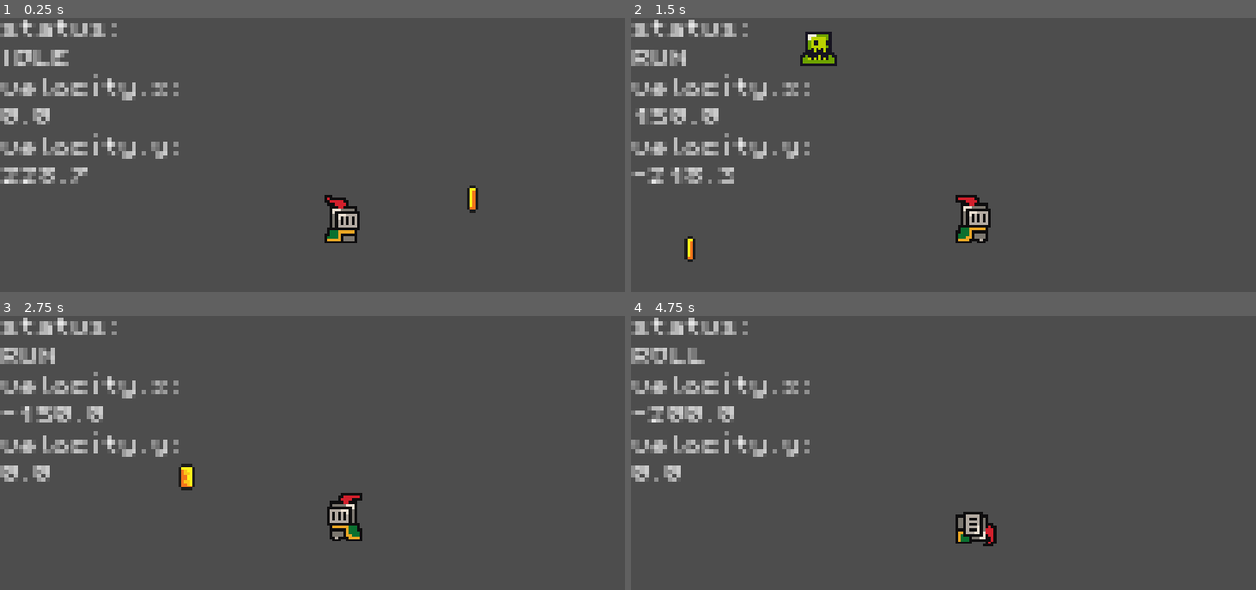
Above: before the commit, frames 1-4 (two rows, left to right).
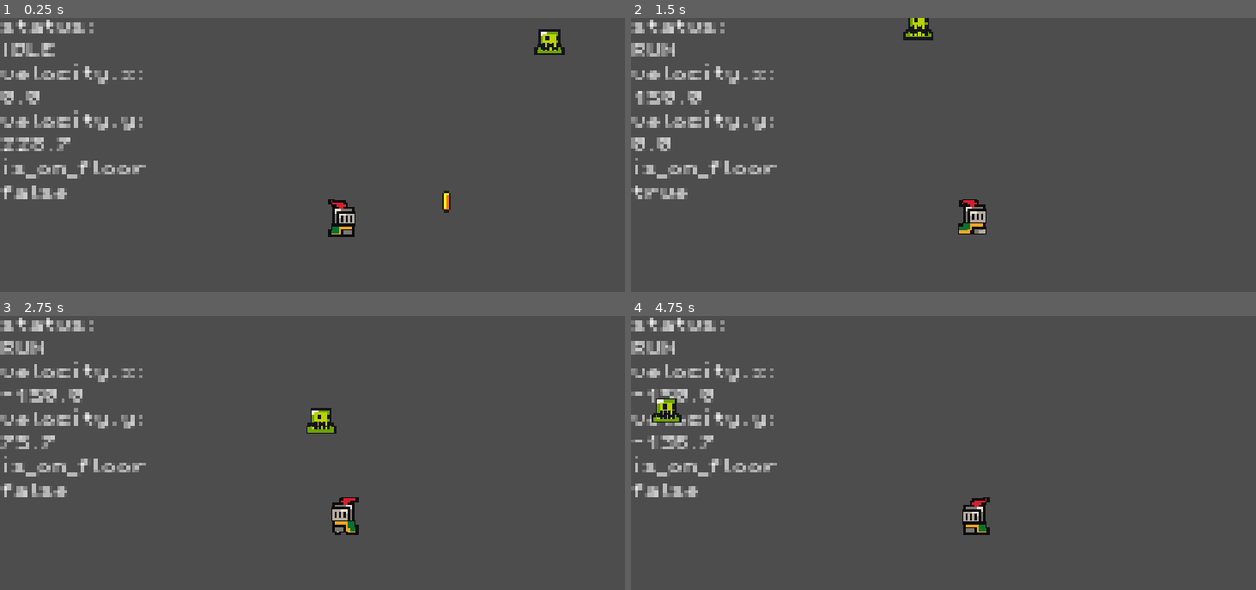
Above: after the commit, the same moments.

Repository: jsjzh/jump-game
Game: Godot game, scene res://src/sences/game.tscn
The game is run twice, just before and just after one commit, with the same random seed, the same clock (stepped at 60 frames per second) and the same inputs. Sound files missing from this copy of the repository are replaced by a short silence.
Inputs:
- Up to frame 1 (0.25 s): no input
- Up to frame 2 (1.5 s): hold Right (right) from 0.53 s (still down); tap Z (roll) at 0.6 s; tap X (jump) at 0.77, 0.8, 1.07, 1.35 s
- Up to frame 3 (2.75 s): tap X (jump) at 1.52, 1.82, 2.3 s; tap Z (roll) at 1.55, 2.1 s; release Right (right) at 2.03 s; hold Left (left) from 2.03 s (still down)
- Up to frame 4 (4.75 s): release Left (left) at 2.78 s; hold Right (right) 2.78-4.28 s; tap Z (roll) at 2.85, 4.35 s; tap X (jump) at 3.02, 3.32, 3.6, 3.77, 4.07, 4.52 s; hold Left (left) from 4.28 s (still down)

The runs differ from the first frame. In frame 1, 6.7% of the frame differs, in the area x 0-91%, y 0-83%; in frame 2, 7.2%, in the area x 0-58%, y 0-90%; in frame 3, 6.7%; in frame 4, 6.5%.

Commit message:
chore: step

Diff:
--- a/src/scriprts/game_controller.gd
+++ b/src/scriprts/game_controller.gd
@@ -7,4 +7,4 @@
 
 func _process(_delta: float) -> void:
 	if Input.is_action_just_pressed('exit'):
-		get_tree().reload_current_scene()
+		get_tree().quit()
--- a/src/scriprts/player.gd
+++ b/src/scriprts/player.gd
@@ -2,13 +2,19 @@
 
 class_name Player
 
-enum Status {DEAD, IDLE, JUMP, ROLL, RUN}
-
-@export_category("状态机参数")
+enum Status {
+	IDLE,
+	RUN,
+	JUMP,
+	# ROLL,
+	DEAD,
+}
+
+@export_category("玩家状态")
 @export var initial_status: Status = Status.IDLE
 @export var debug_display_status: bool = true
 
-@export_category("玩家参数")
+@export_category("玩家属性")
 @export var run_speed: float = 150.0 ## 移动速度
 @export var run_time: float = 0.2 ## 移动缓停时间
 @export var jump_velocity: float = 300.0 ## 跳跃高度
@@ -29,10 +35,17 @@
 var previous_status: Status = initial_status
 var current_jump_count: int = 0
 var is_facing_right: bool = true
+# 原先是把 roll 放在 status 状态里维护
+# 但是想想，我为什么不能在 jump 的过程中 roll，那我如果在天空 roll 了
+# 那我应该是 jump 态还是 roll 态？
+# 所以，我还是把这个当成是标志位来处理
+var is_roll: bool = false
+
 var status_timer: float = 0.0
 
 func _ready():
 	enter_status(current_status)
+
 	if debug_display_status:
 		update_status_label()
 
@@ -42,15 +55,13 @@
 
 	match current_status:
 		Status.IDLE:
-			update_idle(delta)
+			handle_idle(delta)
 		Status.RUN:
-			update_run(delta)
+			handle_run(delta)
 		Status.JUMP:
-			update_jump(delta)
-		Status.ROLL:
-			update_roll(delta)
+			handle_jump(delta)
 		Status.DEAD:
-			update_dead(delta)
+			handle_dead(delta)
 
 	if debug_display_status:
 		update_status_label()
@@ -63,67 +74,71 @@
 			velocity.x = move_toward(velocity.x, 0, roll_speed / run_time * delta)
 		Status.JUMP:
 			pass
-		Status.ROLL:
-			velocity.x = move_toward(velocity.x, 0, roll_speed / roll_time * delta)
 
 	apply_gravity(delta)
 	move_and_slide()
 
-func update_idle(_delta: float):
+func handle_idle(_delta: float):
 	var input_direction = get_input_direction()
 
-	if input_direction != 0:
+	if input_direction != 0 and is_on_floor():
 		change_status(Status.RUN)
 	elif Input.is_action_just_pressed("jump") and is_on_floor():
 		change_status(Status.JUMP)
-	elif Input.is_action_just_pressed("roll") and is_on_floor():
-		change_status(Status.ROLL)
+	# elif Input.is_action_just_pressed("roll") and is_on_floor():
+		# change_status(Status.ROLL)
 
 	if input_direction != 0:
 		change_facing_direction(input_direction > 0)
 
-func update_run(_delta: float):
+func handle_run(_delta: float):
 	var input_direction = get_input_direction()
 
 	velocity.x = input_direction * run_speed
 
-	if input_direction == 0:
+	if input_direction == 0 and is_on_floor():
 		change_status(Status.IDLE)
 	elif Input.is_action_just_pressed("jump") and is_on_floor():
 		change_status(Status.JUMP)
-	elif Input.is_action_just_pressed("roll") and is_on_floor():
-		change_status(Status.ROLL)
+	# elif Input.is_action_just_pressed("roll") and is_on_floor():
+	# 	change_status(Status.ROLL)
 
 	if input_direction != 0:
 		change_facing_direction(input_direction > 0)
 
-func update_jump(_delta: float):
+func handle_jump(_delta: float):
 	var input_direction = get_input_direction()
 
 	velocity.x = input_direction * run_speed * 0.8
 	velocity.y = - jump_velocity
 
 	if is_on_floor():
-		if input_direction == 0:
+		if input_direction != 0:
+			change_status(Status.RUN)
+		elif input_direction == 0:
 			change_status(Status.IDLE)
-		else:
-			change_status(Status.RUN)
+		# elif Input.is_action_just_pressed("roll"):
+		# 	change_status(Status.ROLL)
+	# else:
+	# 	if Input.is_action_just_pressed("roll"):
+	# 		change_status(Status.ROLL)
 
 	if input_direction != 0:
 		change_facing_direction(input_direction > 0)
 
-func update_roll(_delta: float):
-	var roll_direction = 1 if is_facing_right else -1
-
-	velocity.x = roll_direction * roll_speed
-
-	if status_timer <= 0:
-		if is_on_floor():
-			change_status(Status.IDLE)
-		else:
-			change_status(Status.JUMP)
-
-func update_dead(_delta: float):
+func handle_roll(_delta: float):
+	pass
+	# var input_direction = get_input_direction()
+
+	# var roll_direction = 1 if is_facing_right else -1
+	# velocity.x = roll_direction * roll_speed
+
+	# if is_on_floor():
+	# 	change_status(Status.IDLE)
+	# else:
+	# 	change_status(Status.JUMP)
+
+func handle_dead(_delta: float):
 	pass
 
 func change_status(new_status: Status):
@@ -152,9 +167,9 @@
 		Status.JUMP:
 			animated_sprite.play("jump")
 			audio_jump.play()
-		Status.ROLL:
-			animated_sprite.play("roll")
-			status_timer = roll_time
+		# Status.ROLL:
+		# 	animated_sprite.play("roll")
+		# 	status_timer = roll_time
 			# audio_roll.play()
 		Status.DEAD:
 			animated_sprite.play("dead")
@@ -241,23 +256,23 @@
 	if not is_on_floor():
 			velocity.y += get_gravity().y * delta # 标准重力
 
-func play_animate(speed: Vector2):
-	if current_status == Status.DEAD:
-		return
-	if is_on_floor():
-		if speed.x != 0:
-			if current_status == Status.ROLL:
-				animated_sprite.play("roll")
-			else:
-				animated_sprite.play("run")
-		else:
-			animated_sprite.play("idle")
-	else:
-		animated_sprite.play("jump")
+# func play_animate(speed: Vector2):
+# 	if current_status == Status.DEAD:
+# 		return
+# 	if is_on_floor():
+# 		if speed.x != 0:
+# 			if current_status == Status.ROLL:
+# 				animated_sprite.play("roll")
+# 			else:
+# 				animated_sprite.play("run")
+# 		else:
+# 			animated_sprite.play("idle")
+# 	else:
+# 		animated_sprite.play("jump")
 
 func update_status_label():
 	if status_label:
-		status_label.text = "status: %s velocity.x: %.1f velocity.y: %.1f" % [Status.keys()[current_status], velocity.x, velocity.y]
+		status_label.text = "status: %s velocity.x: %.1f velocity.y: %.1f is_on_floor %s" % [Status.keys()[current_status], velocity.x, velocity.y, is_on_floor()]
 
 # ============================== 外部接口 ==============================
 
--- a/src/sences/player.tscn
+++ b/src/sences/player.tscn
@@ -275,7 +275,7 @@
 script = ExtResource("1_eabyu")
 
 [node name="Camera2D" type="Camera2D" parent="." unique_id=1426778049]
-zoom = Vector2(5, 5)
+zoom = Vector2(4, 4)
 
 [node name="AnimatedSprite2D" type="AnimatedSprite2D" parent="." unique_id=392289911]
 sprite_frames = SubResource("SpriteFrames_cevw7")
@@ -306,10 +306,10 @@
 one_shot = true
 
 [node name="StatusLabel" type="Label" parent="." unique_id=2072420841]
-offset_left = -128.0
-offset_top = -72.0
-offset_right = -88.0
-offset_bottom = -49.0
+offset_left = -160.0
+offset_top = -90.0
+offset_right = -120.0
+offset_bottom = -67.0
 theme_override_fonts/font = ExtResource("6_cevw7")
 theme_override_font_sizes/font_size = 8
 vertical_alignment = 1
